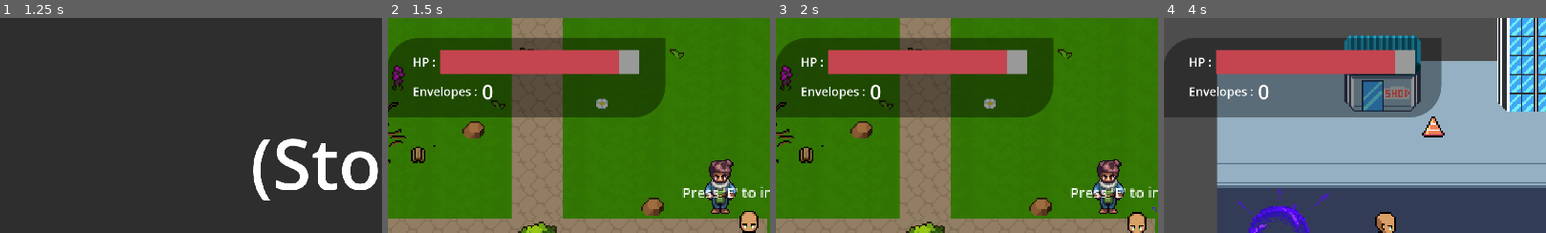
Above: before the commit, frames 1-4 (left to right).
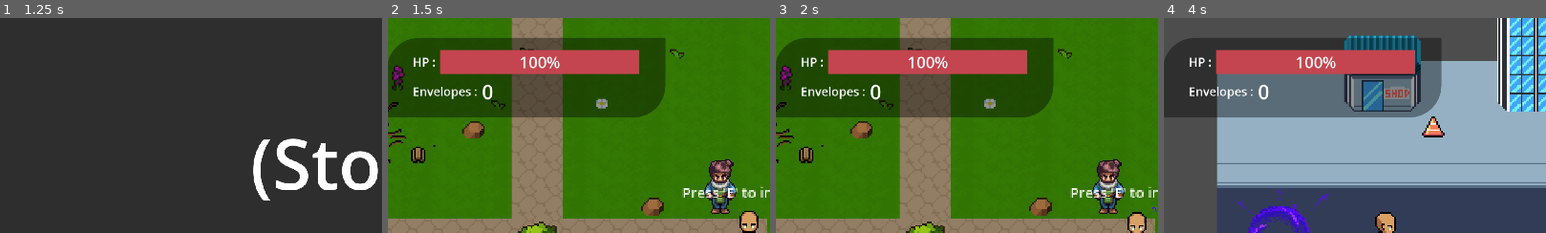
Above: after the commit, the same moments.

Repository: hoaxnt/envelhope-beta
Game: Godot game, scene res://Scenes/utils/main_menu.tscn
Two runs of this game, one before a commit and one after it. Both use one fixed random seed, a clock stepped at 60 frames per second and the inputs below.
Inputs (mouse positions are % of the whole screen's width and height, from its top left):
- Up to frame 1 (1.25 s): click "Continue" at 0.5 s
- Up to frame 2 (1.5 s): click (50, 50) at 1.25 s
- Up to frame 3 (2 s): no input
- Up to frame 4 (4 s): click "Bag" at 2 s; click "View Quest" at 2.75 s; tap E (interact) at 3.5 s; hold Right (ui_right) from 3.53 s (still down); hold E (interact) from 3.53 s (still down)
The pictures show only the part of the screen within x 3-53%, y 0-50%; the shares and areas given below are measured in that part.

Frame 1 is identical in both runs. In frame 2, 0.9% of the frame differs, in the area x 34-66%, y 14-27%; in frame 3, 0.9%; in frame 4, 0.9%.

Commit message:
feat: added hunger bar script

Diff:
--- a/Scenes/chapters/chapter_1.tscn
+++ b/Scenes/chapters/chapter_1.tscn
@@ -6,7 +6,7 @@
 [ext_resource type="PackedScene" uid="uid://4h22a7hemgyb" path="res://scenes/characters/player.tscn" id="4_itjef"]
 [ext_resource type="Script" uid="uid://tdyss6nwpwej" path="res://scripts/utils/portal.gd" id="5_k2l3u"]
 [ext_resource type="Texture2D" uid="uid://dnhad78k1oqjp" path="res://assets/utils/portal.png" id="6_k2l3u"]
-[ext_resource type="PackedScene" uid="uid://c1n41auotc7uk" path="res://scenes/utils/hud.tscn" id="7_sx3b6"]
+[ext_resource type="PackedScene" uid="uid://c1n41auotc7uk" path="res://scenes/utils/hud/hud.tscn" id="7_sx3b6"]
 
 [sub_resource type="CircleShape2D" id="CircleShape2D_k2l3u"]
 radius = 6.8259025
--- a/Scenes/chapters/chapter_2.tscn
+++ b/Scenes/chapters/chapter_2.tscn
@@ -10,7 +10,7 @@
 [ext_resource type="PackedScene" uid="uid://dmwar6r6bslj7" path="res://scenes/characters/npc_plaza/blind_vendor.tscn" id="7_165o0"]
 [ext_resource type="Script" uid="uid://tdyss6nwpwej" path="res://scripts/utils/portal.gd" id="8_3ilha"]
 [ext_resource type="Texture2D" uid="uid://dnhad78k1oqjp" path="res://assets/utils/portal.png" id="9_3ilha"]
-[ext_resource type="PackedScene" uid="uid://c1n41auotc7uk" path="res://scenes/utils/hud.tscn" id="11_8exib"]
+[ext_resource type="PackedScene" uid="uid://c1n41auotc7uk" path="res://scenes/utils/hud/hud.tscn" id="11_8exib"]
 
 [sub_resource type="Curve2D" id="Curve2D_g2xa2"]
 _data = {
--- a/Scenes/utils/hud.tscn
+++ b/Scenes/utils/hud/hud.tscn
@@ -1,16 +1,12 @@
-[gd_scene load_steps=6 format=3 uid="uid://c1n41auotc7uk"]
+[gd_scene load_steps=5 format=3 uid="uid://c1n41auotc7uk"]
 
 [ext_resource type="Script" uid="uid://d0fgwe3nkpfsl" path="res://scripts/utils/hud/hud.gd" id="1_0fbou"]
+[ext_resource type="PackedScene" uid="uid://wtiojfikc0fb" path="res://scenes/utils/hud/hunger_bar.tscn" id="2_l4r4f"]
 
 [sub_resource type="StyleBoxFlat" id="StyleBoxFlat_kniqr"]
 bg_color = Color(0, 0, 0, 0.3882353)
 corner_radius_top_left = 80
 corner_radius_bottom_right = 80
-
-[sub_resource type="StyleBoxFlat" id="StyleBoxFlat_60vn4"]
-
-[sub_resource type="StyleBoxFlat" id="StyleBoxFlat_h743p"]
-bg_color = Color(0.7672838, 0.27202317, 0.30898613, 1)
 
 [sub_resource type="StyleBoxFlat" id="StyleBoxFlat_0fbou"]
 bg_color = Color(0, 0, 0, 0.3882353)
@@ -63,18 +59,8 @@
 theme_override_font_sizes/font_size = 30
 text = "HP : "
 
-[node name="HungerBar" type="ProgressBar" parent="Control/MarginContainer/Panel/HBoxContainer/VBoxContainer/HBoxContainer"]
-custom_minimum_size = Vector2(500, 60)
+[node name="HungerBar" parent="Control/MarginContainer/Panel/HBoxContainer/VBoxContainer/HBoxContainer" instance=ExtResource("2_l4r4f")]
 layout_mode = 2
-theme_override_font_sizes/font_size = 40
-theme_override_styles/background = SubResource("StyleBoxFlat_60vn4")
-theme_override_styles/fill = SubResource("StyleBoxFlat_h743p")
-step = 1.0
-value = 90.0
-rounded = true
-show_percentage = false
-
-[node name="Timer" type="Timer" parent="Control/MarginContainer/Panel/HBoxContainer/VBoxContainer/HBoxContainer/HungerBar"]
 
 [node name="HBoxContainer2" type="HBoxContainer" parent="Control/MarginContainer/Panel/HBoxContainer/VBoxContainer"]
 layout_mode = 2
--- /dev/null
+++ b/Scenes/utils/hud/hunger_bar.tscn
@@ -0,0 +1,21 @@
+[gd_scene load_steps=4 format=3 uid="uid://wtiojfikc0fb"]
+
+[ext_resource type="Script" uid="uid://d2cxy5noa30a2" path="res://scripts/utils/hud/hunger_bar.gd" id="1_xapr8"]
+
+[sub_resource type="StyleBoxFlat" id="StyleBoxFlat_60vn4"]
+
+[sub_resource type="StyleBoxFlat" id="StyleBoxFlat_h743p"]
+bg_color = Color(0.7672838, 0.27202317, 0.30898613, 1)
+
+[node name="HungerBar" type="ProgressBar"]
+custom_minimum_size = Vector2(500, 60)
+theme_override_font_sizes/font_size = 40
+theme_override_styles/background = SubResource("StyleBoxFlat_60vn4")
+theme_override_styles/fill = SubResource("StyleBoxFlat_h743p")
+step = 1.0
+value = 100.0
+rounded = true
+script = ExtResource("1_xapr8")
+
+[node name="Timer" type="Timer" parent="."]
+autostart = true
--- a/Scripts/utils/hud/hunger_bar.gd
+++ b/Scripts/utils/hud/hunger_bar.gd
@@ -1,11 +1,14 @@
-extends Node
+extends ProgressBar
 
+func _ready():
+		var timer = $Timer
+		timer.connect("timeout", _on_timer_timeout)
+		max_value = 100.0
+		value = 100.0
 
-# Called when the node enters the scene tree for the first time.
-func _ready() -> void:
-	pass # Replace with function body.
-
-
-# Called every frame. 'delta' is the elapsed time since the previous frame.
-func _process(delta: float) -> void:
-	pass
+func _on_timer_timeout():
+		if value > 0:
+				value -= 1.0
+		else:
+				$Timer.stop()
+				print("Oops! player died from starving.")
